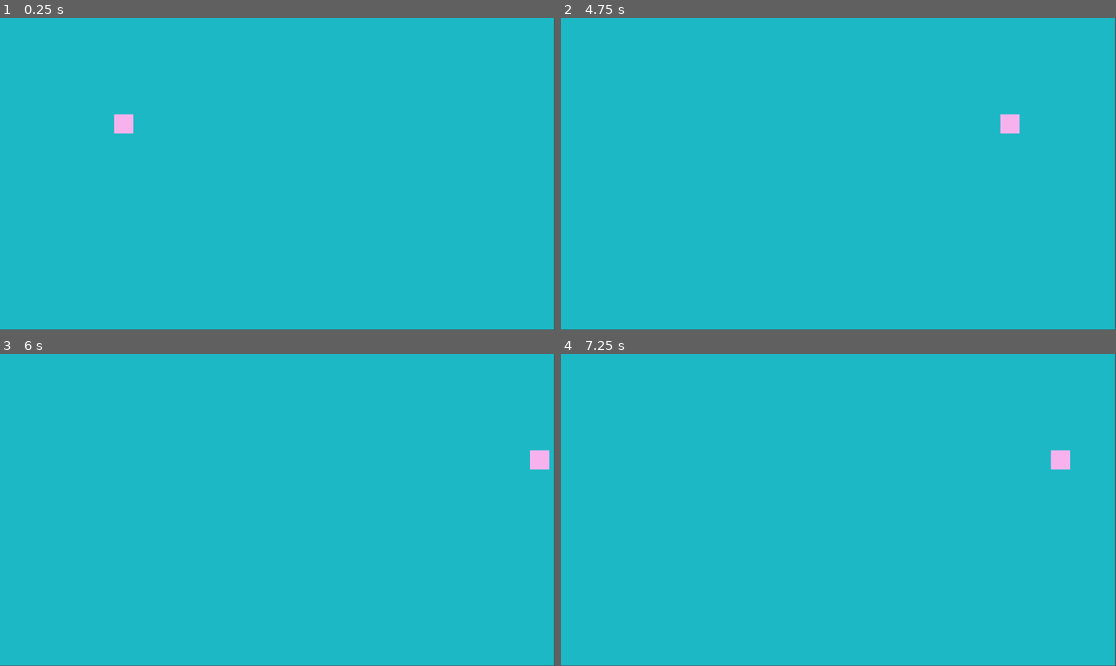
Above: before the commit, frames 1-4 (two rows, left to right).
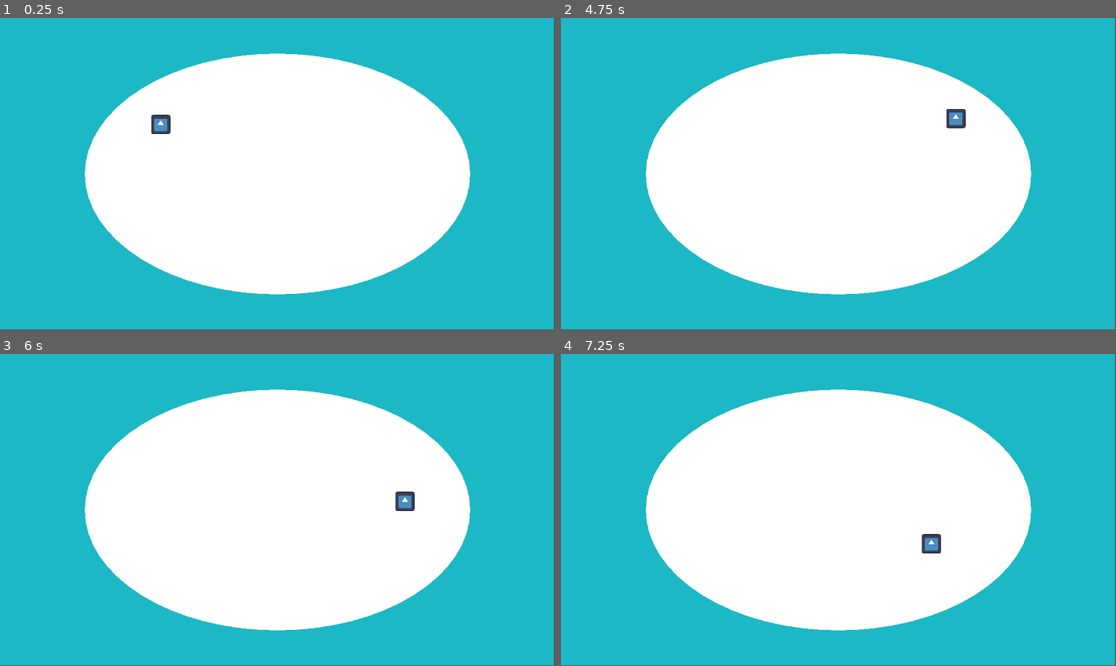
Above: after the commit, the same moments.

Repository: alba-zalli/seaslug
Game: Godot game, scene res://Rect.tscn
Two runs of this game, one before a commit and one after it. Both use one fixed random seed, a clock stepped at 60 frames per second and the inputs below. The engine's default icon, where the game draws it, is replaced by a stand-in: a white triangle on a blue panel in a dark square.
Inputs:
- Up to frame 1 (0.25 s): no input
- Up to frame 2 (4.75 s): no input
- Up to frame 3 (6 s): no input
- Up to frame 4 (7.25 s): no input

The runs differ from the first frame. In frame 1, 42% of the frame differs, in the area x 15-85%, y 11-89%; in frame 2, 42%; in frame 3, 42%, in the area x 15-99%, y 11-89%; in frame 4, 42%.

Commit message:
added some simple movement for the fish

Diff:
--- a/Rect.tscn
+++ b/Rect.tscn
@@ -1,6 +1,9 @@
 [gd_scene format=3 uid="uid://ce1ni0iam7ffh"]
 
 [ext_resource type="PackedScene" uid="uid://do8d6ro7xpye0" path="res://fish.tscn" id="1_h80o2"]
+[ext_resource type="Script" uid="uid://s453nh2amw80" path="res://polygon_2d.gd" id="1_hkvct"]
+[ext_resource type="Texture2D" uid="uid://4q335xxs2p" path="res://icon.svg" id="3_dgwcg"]
+[ext_resource type="Script" uid="uid://beq7d2f4hlba1" path="res://sprite_2d.gd" id="4_cqgd6"]
 
 [node name="Node2D" type="Node2D" unique_id=1151149152]
 
@@ -9,4 +12,13 @@
 offset_bottom = 647.0
 color = Color(0.10934069, 0.71981853, 0.7733629, 1)
 
-[node name="Fish" parent="." unique_id=676772702 instance=ExtResource("1_h80o2")]
+[node name="Polygon2D" type="Polygon2D" parent="." unique_id=1672481246]
+script = ExtResource("1_hkvct")
+
+[node name="Fish" parent="Polygon2D" unique_id=676772702 instance=ExtResource("1_h80o2")]
+modulate = Color(1, 1, 1, 0.98039216)
+z_index = 1
+
+[node name="Sprite2D" type="Sprite2D" parent="Polygon2D/Fish" unique_id=468246105]
+texture = ExtResource("3_dgwcg")
+script = ExtResource("4_cqgd6")
--- a/fish.gd
+++ b/fish.gd
@@ -1,16 +1,31 @@
+#Alba Z
+#June 2026
+#Assisted with Claude
+
 extends Node2D
 
-var speed = 150.0
-var direction = Vector2(1, 0)
+var angle = 10.0
+var speed = 0.3
+var radius_x = 0 #init
+var radius_y = 0
+var edge = 0.85
+var ellipse_center : Vector2
+var ball_size = 20 # diameter of the ball
+var time = 0.0
+var chaos = 0.7  # 1 is the most chaotic, 0 is the least
 
 func _ready():
-	position = Vector2(200, 200)
+	var ellipse = get_parent() # get the polygon ellipse
+	radius_x = ellipse.radius_x * edge - ball_size / 2 # set radius of where the fish can swim
+	radius_y = ellipse.radius_y * edge - ball_size / 2
+	ellipse_center = get_viewport_rect().size / 2
 
 func _process(delta):
-	position += direction * speed * delta
-
-	var bounds = get_viewport_rect().size
-	if position.x > bounds.x or position.x < 0:
-		direction.x *= -1
-	if position.y > bounds.y or position.y < 0:
-		direction.y *= -1
+	time += delta
+	var chaos_x = sin(time * 0.3 + 1.7) * radius_x * chaos * (0.5 + 0.5 * sin(time * 0.7 + 3.1))
+	var chaos_y = sin(time * 0.5 + 0.9) * radius_y * chaos * (0.5 + 0.5 * sin(time * 1.1 + 2.4))
+	var current_radius_x = clamp(radius_x + chaos_x, 0, radius_x)
+	var current_radius_y = clamp(radius_y + chaos_y, 0, radius_y)
+	speed = 0.3 + 0.15 * sin(time * 0.2)
+	angle += sign(sin(time * 0.05)) * speed * delta
+	position = ellipse_center + Vector2(cos(angle) * current_radius_x, sin(angle) * current_radius_y)
--- /dev/null
+++ b/polygon_2d.gd
@@ -0,0 +1,19 @@
+extends Node2D
+
+var scaler = 5
+var radius_x = 80 * scaler
+var radius_y = 50 * scaler
+
+func _ready():
+	var polygon = Polygon2D.new()
+	var points = PackedVector2Array()
+	var num_points = 64
+	var center = get_viewport_rect().size / 2
+
+	for i in range(num_points):
+		var angle = (2.0 * PI * i) / num_points
+		points.append(Vector2(cos(angle) * radius_x, sin(angle) * radius_y))
+
+	polygon.polygon = points
+	polygon.position = center
+	add_child(polygon)
--- /dev/null
+++ b/sprite_2d.gd
@@ -0,0 +1,7 @@
+extends Sprite2D
+
+func _ready() -> void:
+	var target_size = get_parent().ball_size*2
+	var texture_size = texture.get_size().x
+	scale = Vector2.ONE * (target_size / texture_size)
+	offset = texture.get_size() / 2
Not shown, added: polygon_2d.gd.uid
Not shown, added: sprite_2d.gd.uid
